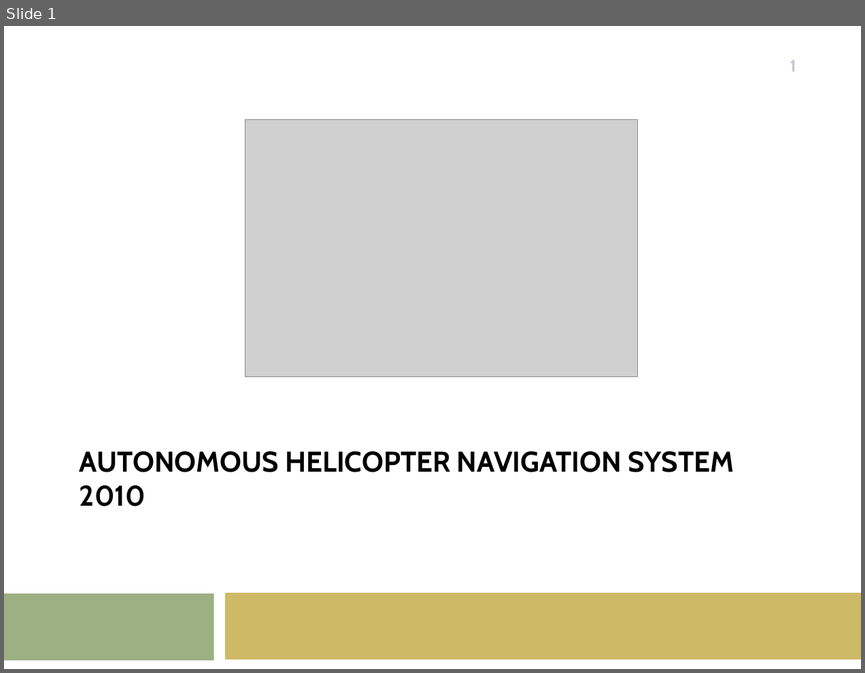
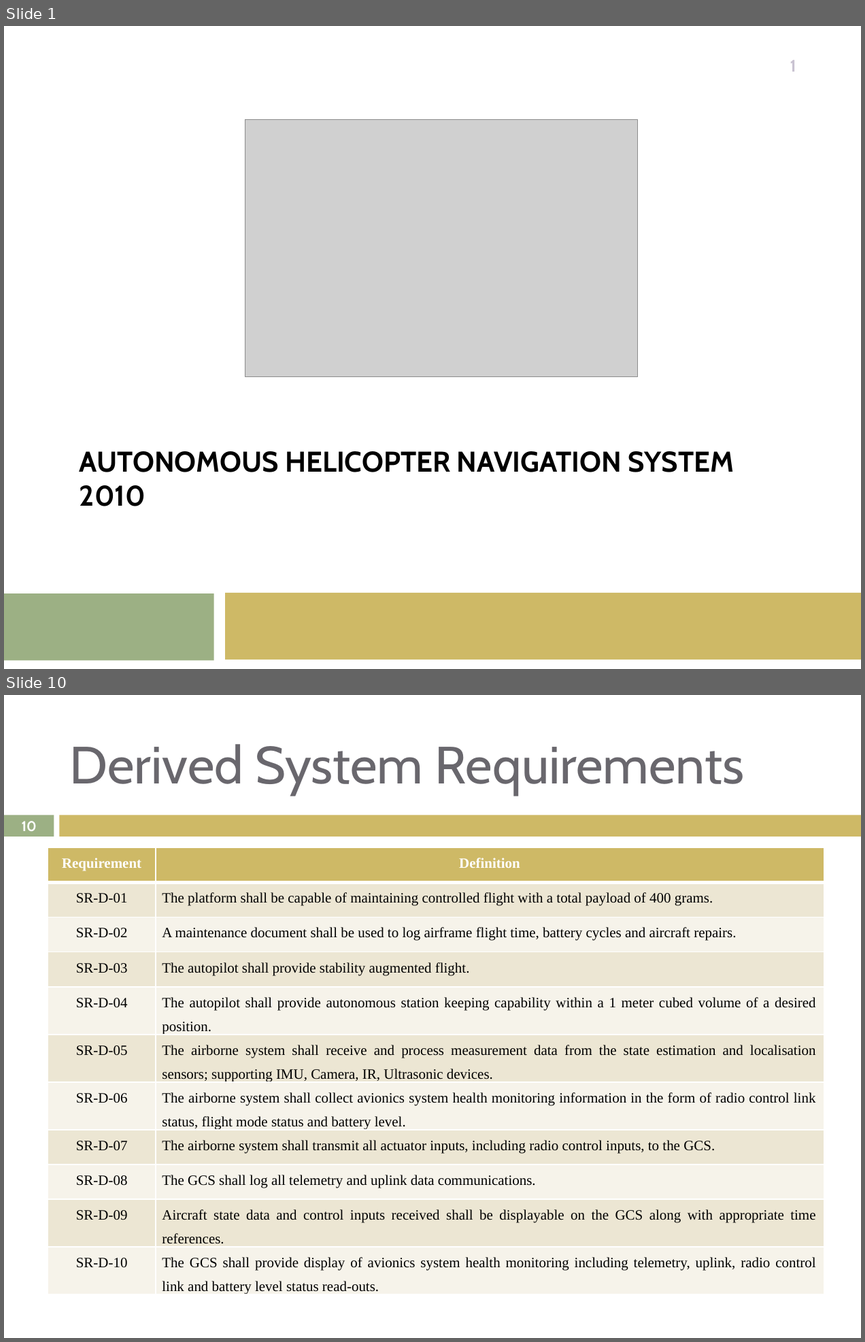
Before and after one commit to lijian8/ahns10, a slide deck: docproject/official_ahns/presentations/Hamilton_semester1.pptx. Shown one above the other, each under a label of ours: slide 1 before the commit, slides 1 and 10 after it; the slides between them are not shown. The pictures are 865x673 and 865x1342 pixels, drawn with LibreOffice and Linux fonts; fonts in the diff are those of the drawing; grey boxes stand for pictures. Boxes give left, top, right and bottom in pixels: in the first picture for what was removed or moved away, otherwise in the second. Text is boxed around its words. In the diff, an @@ line names an element or a change of style, - is before the commit and + after.

```diff
--- a/docproject/official_ahns/presentations/Hamilton_semester1.pptx
+++ b/docproject/official_ahns/presentations/Hamilton_semester1.pptx
@@ slide 10 added at (x1=4, y1=695, x2=861, y2=1338), background #FFFFFF @@
@@ title added at (x1=70, y1=744, x2=744, y2=795), 44 pt, text #69676D @@
+Derived System Requirements
@@ rectangle added at (x1=4, y1=815, x2=54, y2=836), fill #9CB084 @@
@@ rectangle added at (x1=60, y1=815, x2=861, y2=836), fill #CEB966 @@
@@ page number added at (x1=22, y1=821, x2=37, y2=831), 11.9 pt, text #FFFFFF, bold @@
+10
@@ table added at (x1=48, y1=847, x2=824, y2=1310), 11 rows, 2 columns @@
+Requirement | Definition
+SR-D-01 | The platform shall be capable of maintaining controlled flight with a total payload of 400 grams.
+SR-D-02 | A maintenance document shall be used to log airframe flight time, battery cycles and aircraft repairs.
+SR-D-03 | The autopilot shall provide stability augmented flight.
+SR-D-04 | The autopilot shall provide autonomous station keeping capability within a 1 meter cubed volume of a desired position.
+SR-D-05 | The airborne system shall receive and process measurement data from the state estimation and localisation sensors; supporting IMU, Camera, IR, Ultrasonic devices.
+SR-D-06 | The airborne system shall collect avionics system health monitoring information in the form of radio control link status, flight mode status and battery level.
+SR-D-07 | The airborne system shall transmit all actuator inputs, including radio control inputs, to the GCS.
+SR-D-08 | The GCS shall log all telemetry and uplink data communications.
+SR-D-09 | Aircraft state data and control inputs received shall be displayable on the GCS along with appropriate time references.
+SR-D-10 | The GCS shall provide display of avionics system health monitoring including telemetry, uplink, radio control link and battery level status read-outs.
```
Also in this commit, not shown: 2 slides changed, 12 other slides added, 5 slides removed.
